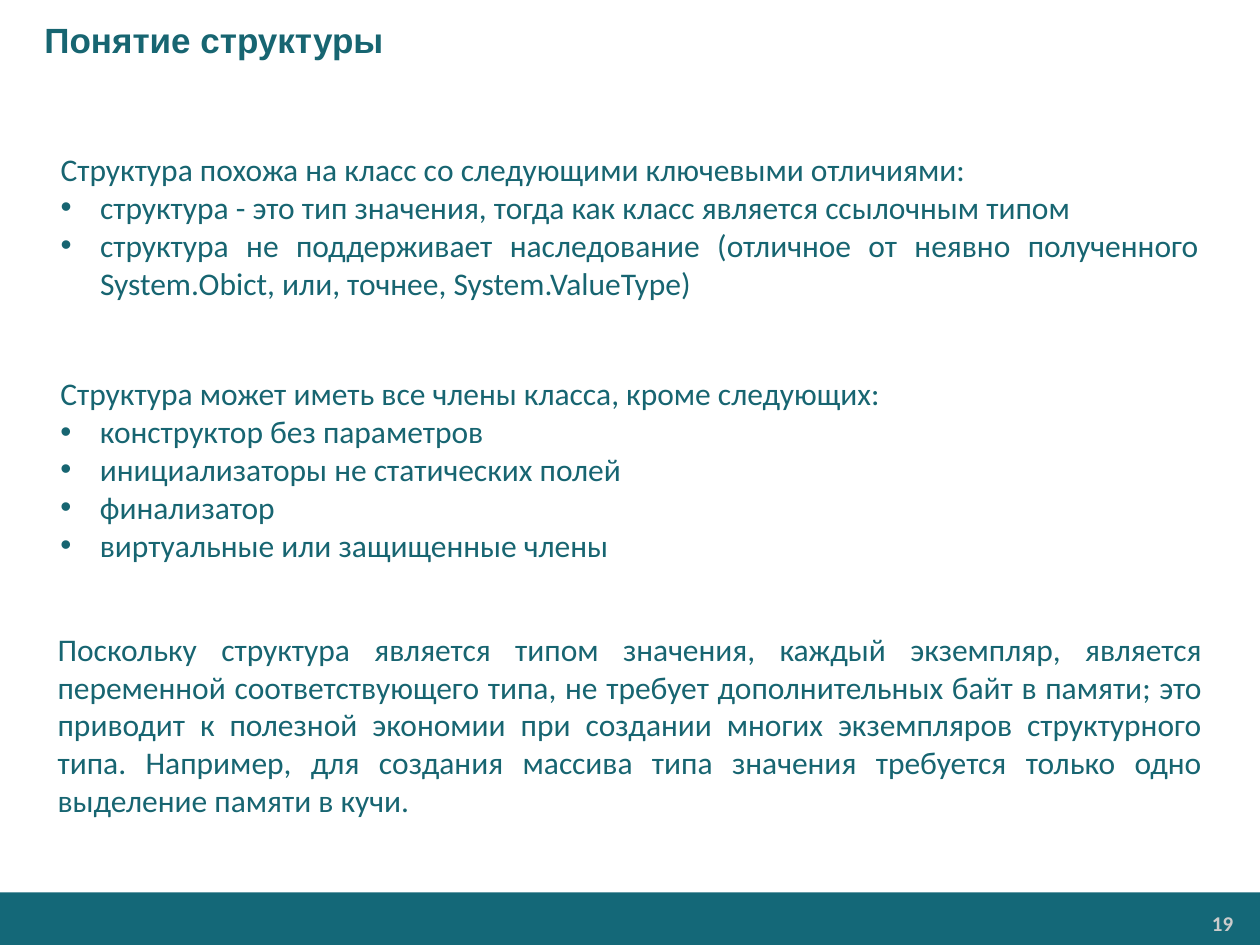
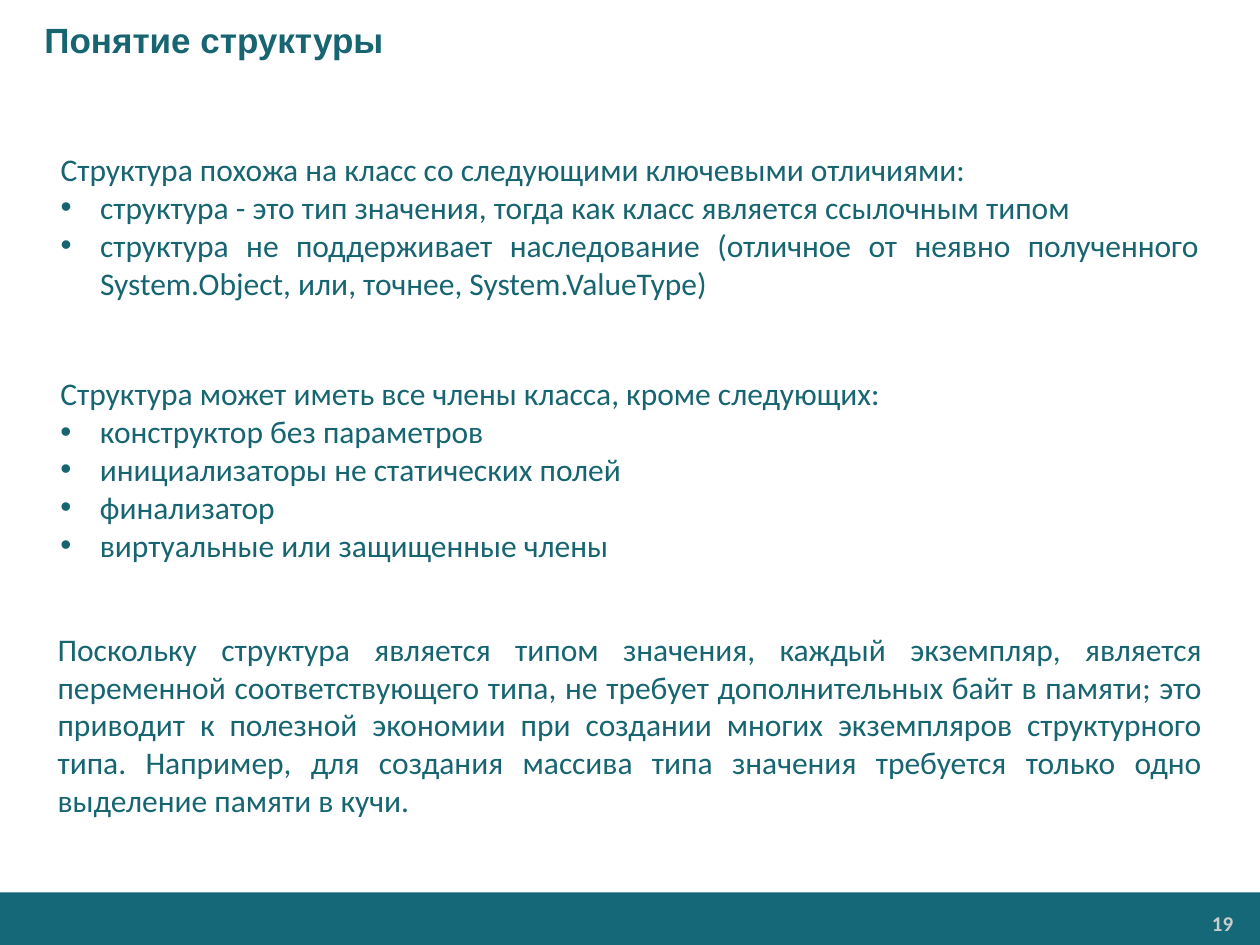
Before and after one commit to EPM-RD-NETLAB/.NET-Framework-modules, a slide deck: slide 19 of M3. Types/Types (RU).pptx. Drawn at 1260x945 pixels with LibreOffice and Linux fonts; fonts in the diff are those of the drawing; background and template pictures are left out. Boxes give left, top, right and bottom in pixels: in the first picture for what was removed or moved away, otherwise in the second. Text is boxed around its words. In the diff, an @@ line names an element or a change of style, - is before the commit and + after.

```diff
--- a/M3. Types/Types (RU).pptx
+++ b/M3. Types/Types (RU).pptx
@@ text at (100,203,1199,301): text changed @@
-• cтруктура - это тип значения, тогда как класс является ссылочным типом
-• cтруктура не поддерживает наследование (отличное от неявно полученного System.Obict, или, точнее, System.ValueType)
+• структура - это тип значения, тогда как класс является ссылочным типом
+• структура не поддерживает наследование (отличное от неявно полученного System.Object, или, точнее, System.ValueType)
```
Also in this commit, not shown: 2 other slides changed, 1 other file.
